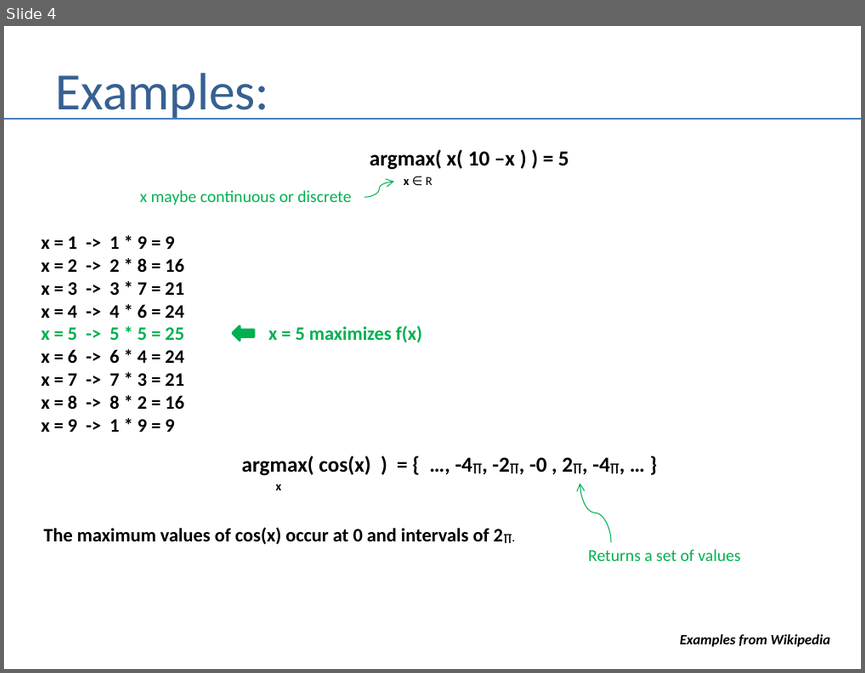
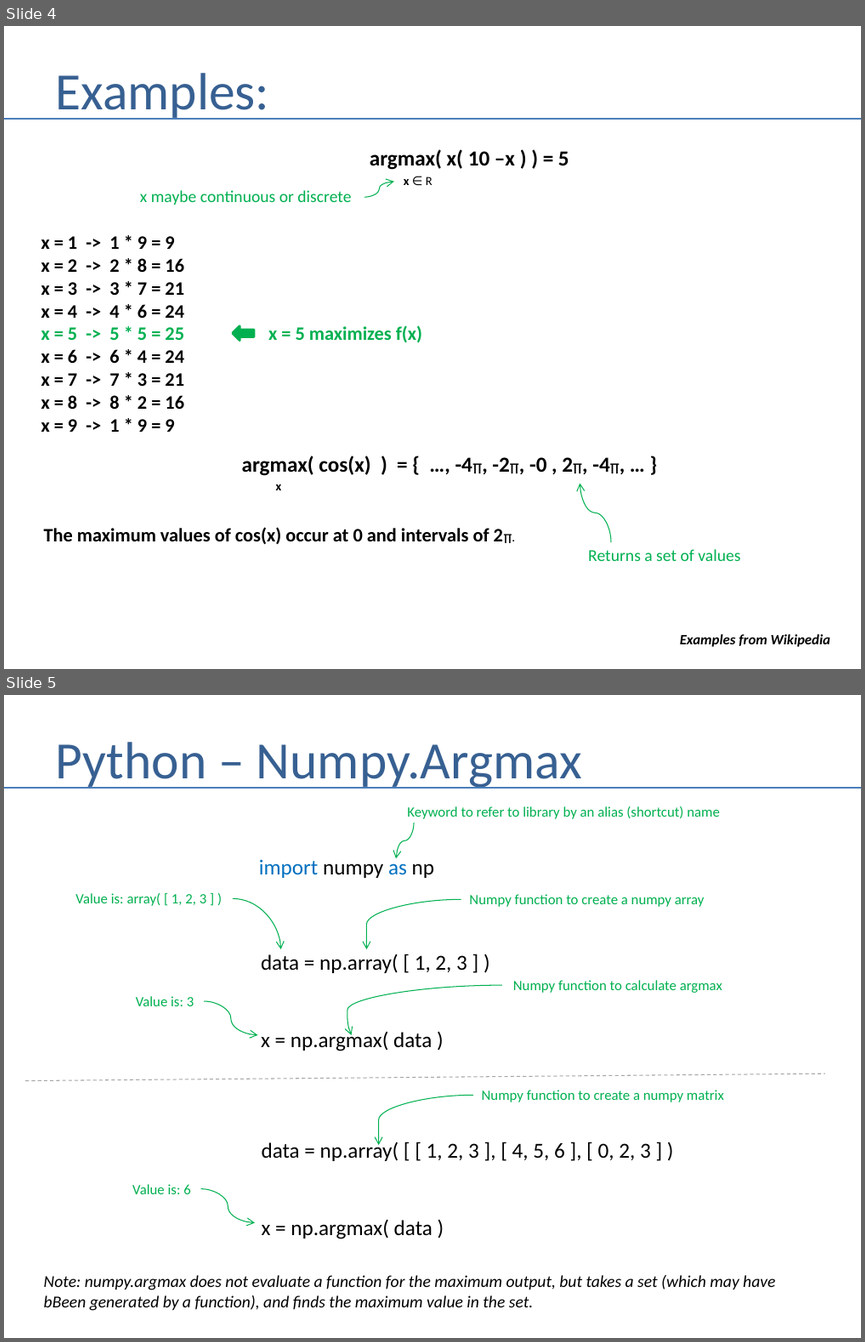
Before and after one commit to andrewferlitsch/Portland-Data-Science-Group, a slide deck: Presentations/Stats - ArgMax.pptx. Shown one above the other, each under a label of ours: slide 4 before the commit, slides 4 and 5 after it. The pictures are 865x673 and 865x1342 pixels, drawn with LibreOffice and Linux fonts; fonts in the diff are those of the drawing. Boxes give left, top, right and bottom in pixels: in the first picture for what was removed or moved away, otherwise in the second. Text is boxed around its words. In the diff, an @@ line names an element or a change of style, - is before the commit and + after.

Commit message:
add slide to argmax

```diff
--- a/Presentations/Stats - ArgMax.pptx
+++ b/Presentations/Stats - ArgMax.pptx
@@ slide 5 added at [4, 695, 861, 1338], background #FFFFFF @@
@@ title added at [55, 742, 582, 789], 44 pt, text #376092 @@
+Python – Numpy.Argmax
@@ line added from (4, 788) to (861, 788), #4B7EBC 1.5 pt @@
@@ text added at [407, 806, 720, 819], 12 pt, text #00B050 @@
+Keyword to refer to library by an alias (shortcut) name
@@ curved arrow added from (414, 823) to (396, 859), #00B050 0.75 pt @@
@@ text added at [259, 857, 434, 878], 18 pt, text #0070C0 @@
+import numpy as np
@@ text added at [75, 893, 206, 906], 12 pt, text #00B050 @@
+Value is: array( [ 1, 2, 3 ] )
@@ text added at [469, 894, 704, 907], 12 pt, text #00B050 @@
+Numpy function to create a numpy array
@@ curved arrow added from (233, 899) to (281, 949), #00B050 0.75 pt @@
@@ curved arrow added from (460, 899) to (366, 949), #00B050 0.75 pt @@
@@ text added at [261, 953, 467, 1051], 18 pt, text #000000 @@
+data = np.array( [ 1, 2, 3 ] )
+x = np.argmax( data )
@@ text added at [136, 996, 194, 1006], 12 pt, text #00B050 @@
+Value is: 3
@@ curved arrow added from (502, 985) to (351, 1035), #00B050 0.75 pt @@
@@ text added at [513, 980, 722, 993], 12 pt, text #00B050 @@
+Numpy function to calculate argmax
@@ curved arrow added from (204, 1001) to (257, 1035), #00B050 0.75 pt @@
@@ line added from (25, 1081) to (825, 1074), #A6A6A6 0.75 pt dashed @@
@@ curved arrow added from (472, 1095) to (378, 1145), #00B050 0.75 pt @@
@@ text added at [482, 1089, 724, 1102], 12 pt, text #00B050 @@
+Numpy function to create a numpy matrix
@@ text added at [262, 1140, 651, 1239], 18 pt, text #000000 @@
+data = np.array( [ [ 1, 2, 3 ], [ 4, 5, 6 ], [ 0, 2, 3 ] )
+x = np.argmax( data )
@@ text added at [132, 1184, 190, 1194], 12 pt, text #00B050 @@
+Value is: 6
@@ curved arrow added from (201, 1189) to (255, 1223), #00B050 0.75 pt @@
@@ text added at [44, 1275, 775, 1310], 14 pt, text #000000, italic @@
+Note: numpy.argmax does not evaluate a function for the maximum output, but takes a set (which may have
+bBeen generated by a function), and finds the maximum value in the set.
```
